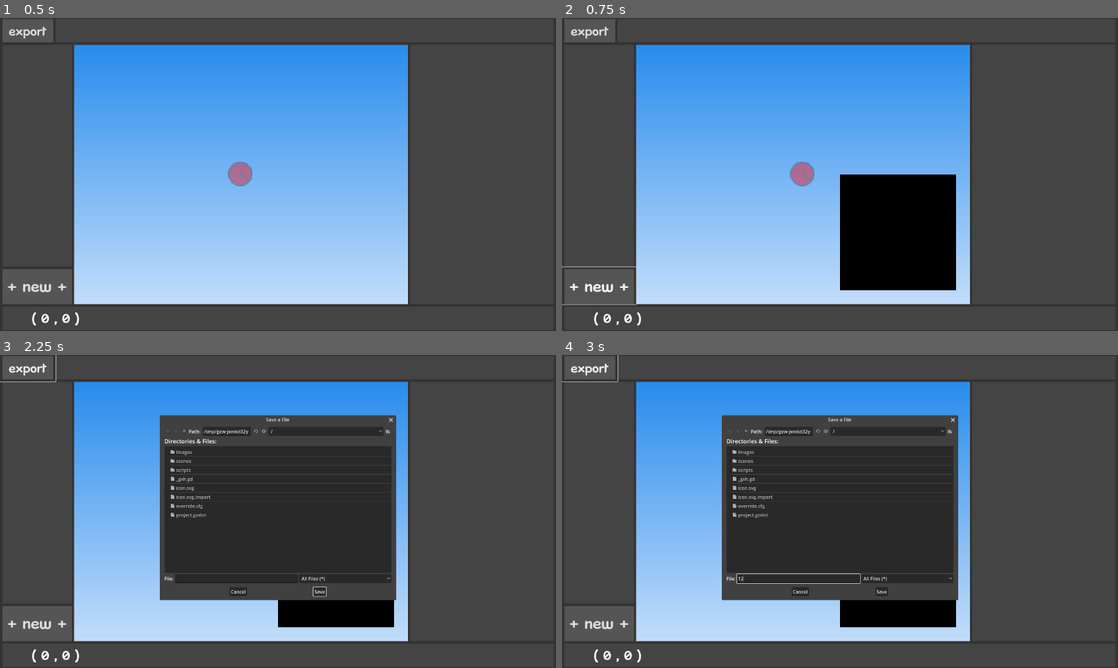
Above: before the commit, frames 1-4 (two rows, left to right).
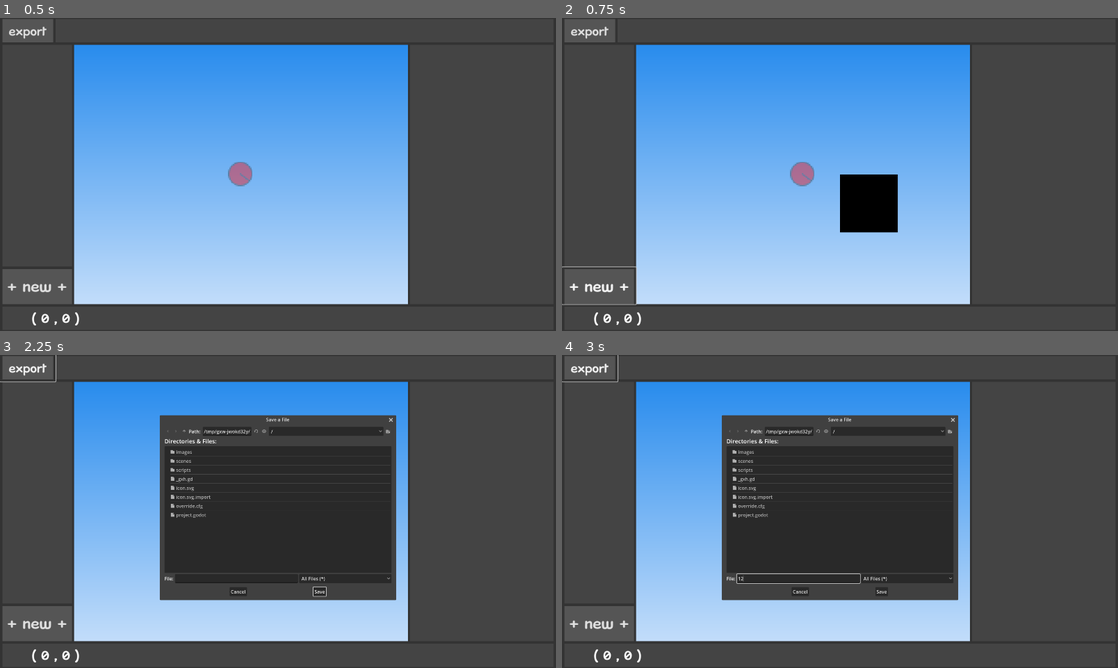
Above: after the commit, the same moments.

Repository: beatrixwashere/RedBallMakerPlus
Game: Godot game, scene res://scenes/main.tscn
The game is run twice, just before and just after one commit, with the same random seed, the same clock (stepped at 60 frames per second) and the same inputs.
Inputs (mouse positions are in pixels of both pictures, inside the frame that each line leads up to):
- Up to frame 1 (0.5 s): no input
- Up to frame 2 (0.75 s): click "+ new +" at 0.5 s
- Up to frame 3 (2.25 s): click "+ new +" at 1.25 s; click "export" at 2 s
- Up to frame 4 (3 s): click (801, 577) at 2.77 s; type "12" at 2.85 s

Frame 1 is identical in both runs. In frame 2, 5.8% of the frame differs, in the area x 50-71%, y 50-88%; in frame 3, 1.9%; in frame 4, 1.9%.

Commit message:
use camera instead of level for navigation

Diff:
--- a/scripts/main.gd
+++ b/scripts/main.gd
@@ -16,26 +16,31 @@
 			MOUSE_BUTTON_MIDDLE:
 				is_moving_scene = event.is_pressed()
 			MOUSE_BUTTON_WHEEL_UP:
-				if event.is_pressed() && %level.scale.x < 4.99:
-					%level.scale += Vector2(0.1,0.1)
-					%level.position *= %ui.zoom.x/(%ui.zoom.x-0.1)
+				if event.is_pressed() && %ui.zoom.x < 4.99:
+					%ui.zoom += Vector2(0.1,0.1)
+					%ui.scale = Vector2(1,1)/%ui.zoom
+					%ui/rbref.scale = %ui.zoom*2
+					update_info()
 			MOUSE_BUTTON_WHEEL_DOWN:
-				if event.is_pressed() && %level.scale.x > 0.11:
-					%level.scale -= Vector2(0.1,0.1)
-					%level.position *= %ui.zoom.x/(%ui.zoom.x+0.1)
+				if event.is_pressed() && %ui.zoom.x > 0.11:
+					%ui.zoom -= Vector2(0.1,0.1)
+					%ui.scale = Vector2(1,1)/%ui.zoom
+					%ui/rbref.scale = %ui.zoom*2
+					update_info()
 	# mouse motion
 	if event is InputEventMouseMotion:
 		if is_moving_scene:
-			%level.position += event.relative*%level.scale.x
+			%ui.position -= event.relative*%level.scale.x
+			update_info()
 # creates a new block in the level
 func new_block()->void:
 	# create and setup block data
 	var n_data:Block = Block.new()
 	level_blocks.append(n_data)
-	n_data.polygon.append(Vector2(0,0)-round(%level.position))
-	n_data.polygon.append(Vector2(100,0)-round(%level.position))
-	n_data.polygon.append(Vector2(100,100)-round(%level.position))
-	n_data.polygon.append(Vector2(0,100)-round(%level.position))
+	n_data.polygon.append(Vector2(0,0)+round(%ui.position))
+	n_data.polygon.append(Vector2(50,0)+round(%ui.position))
+	n_data.polygon.append(Vector2(50,50)+round(%ui.position))
+	n_data.polygon.append(Vector2(0,50)+round(%ui.position))
 	# add block to scene
 	var n_block_obj:Polygon2D = Polygon2D.new()
 	n_block_obj.set_color(Color(0,0,0,1))
@@ -53,3 +58,6 @@
 	# save file
 	var levelfile:FileAccess = FileAccess.open(filepath, FileAccess.WRITE)
 	levelfile.store_line(export_string)
+# updates row_info text
+func update_info()->void:
+	$ui/menus/row_info/position.text = "( "+str(round(%ui.position.x))+" , "+str(round(%ui.position.y))+" )"
